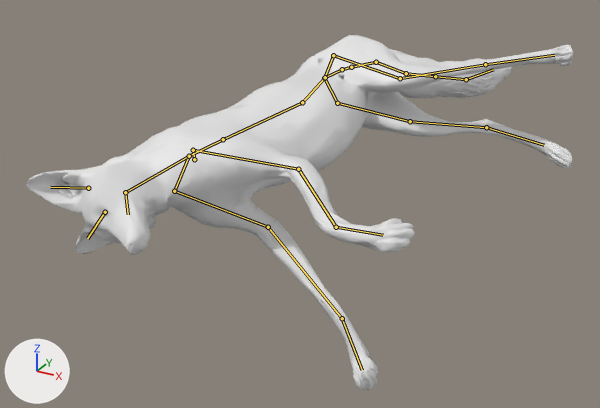
A saved change to the glTF model 42/media/models_X/Skinned/KWC_Coyote.glb.
Both versions are drawn from a 50 mm camera at (0.499, -0.911, 0.496) aimed at (0.118, -0.218, 0.149). The axes (+X, +Y, +Z) are drawn at lower left. The lights are the same throughout. The first picture is the older version. Both versions are drawn at frame 0 of the action 'Rac_Dead'; the numbers are the values there. The bones that change, and the others that lie on the model, are drawn over the model as lines.

Names of what the first picture shows: 'output_unwrapped'.
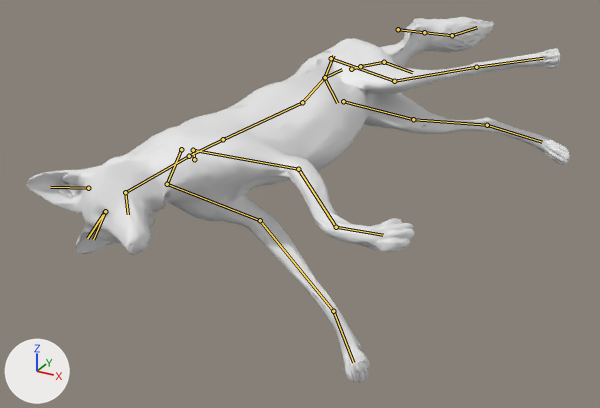
Diff of the bpy script that builds the scene:
```diff
--- a/42/media/models_X/Skinned/KWC_Coyote.glb.py
+++ b/42/media/models_X/Skinned/KWC_Coyote.glb.py
@@ bone_thigh_b_l @@
 bone_thigh_b_l = bpy.data.objects['Armature'].pose.bones['thigh.b.l']  # child of 'hip.l'
-bone_thigh_b_l.location = (0.0, 0.0, 0.0)
+bone_thigh_b_l.location = (0.017, -0.017, -0.023)
@@ bone_thigh_b_r @@
 bone_thigh_b_r = bpy.data.objects['Armature'].pose.bones['thigh.b.r']  # child of 'hip.r'
-bone_thigh_b_r.location = (0.0, 0.0, 0.0)
+bone_thigh_b_r.location = (0.005, -0.01, -0.034)
@@ bone_shoulder_r @@
 bone_shoulder_r = bpy.data.objects['Armature'].pose.bones['shoulder.r']  # child of 'spine01'
-bone_shoulder_r.location = (0.0, 0.0, 0.0)
+bone_shoulder_r.location = (-0.001, -0.007, -0.006)
@@ bone_tail01 @@
 bone_tail01 = bpy.data.objects['Armature'].pose.bones['tail01']  # child of 'spine04'
-bone_tail01.location = (0.0, 0.0, 0.0)
+bone_tail01.location = (0.017, 0.042, 0.011)
@@ bone_tail04 @@
 bone_tail04 = bpy.data.objects['Armature'].pose.bones['tail04']  # child of 'tail03'
-bone_tail04.location = (0.0, 0.0, 0.0)
+bone_tail04.location = (0.074, -0.042, -0.026)
```

Pixel boxes (x1, y1, x2, y2) of what changed, in the pictures (600 x 408 px):
'output_unwrapped', posed
    before: (26, 35, 573, 390)
    after: (26, 17, 570, 383)
bone 'thigh.b.l', root to tip
    before: (333, 55) to (400, 78)
    after: (331, 58) to (394, 81)
bone 'thigh.b.r', root to tip
    before: (337, 103) to (410, 121)
    after: (343, 101) to (413, 119)
bone 'shoulder.r', root to tip
    before: (189, 156) to (174, 191)
    after: (181, 149) to (167, 184)
bone 'tail01', root to tip
    before: (342, 69) to (351, 67)
    after: (351, 69) to (360, 66)
bone 'tail04', root to tip
    before: (406, 73) to (435, 76)
    after: (398, 29) to (424, 32)
